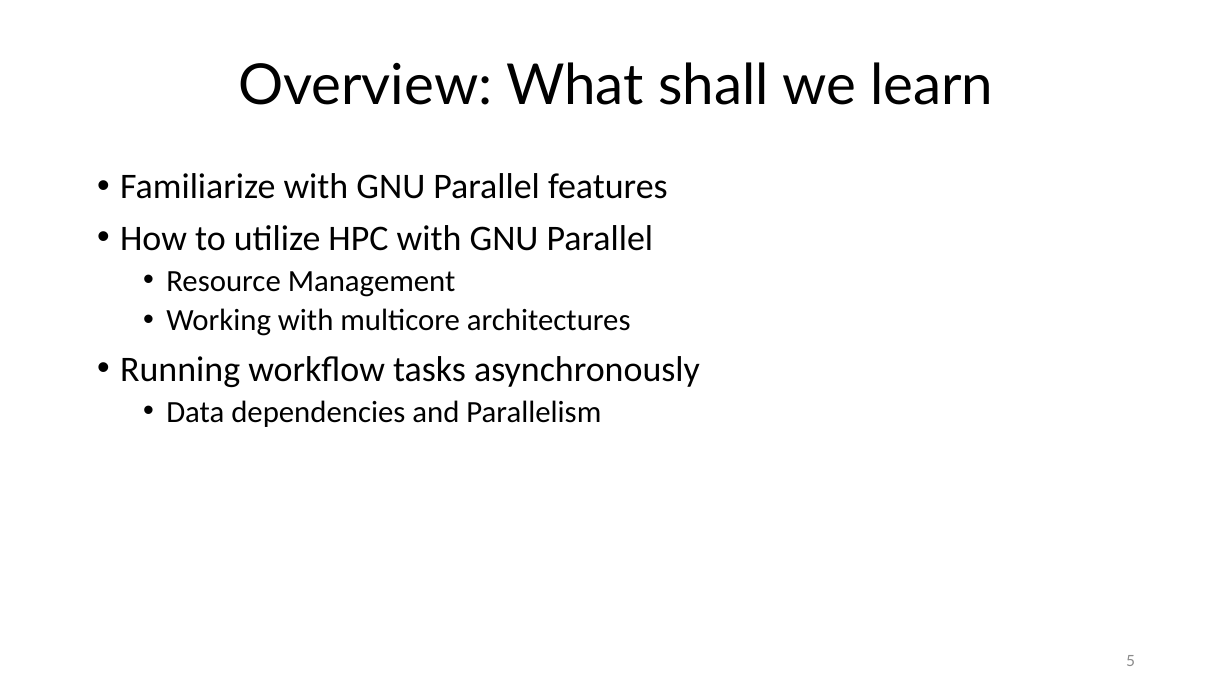
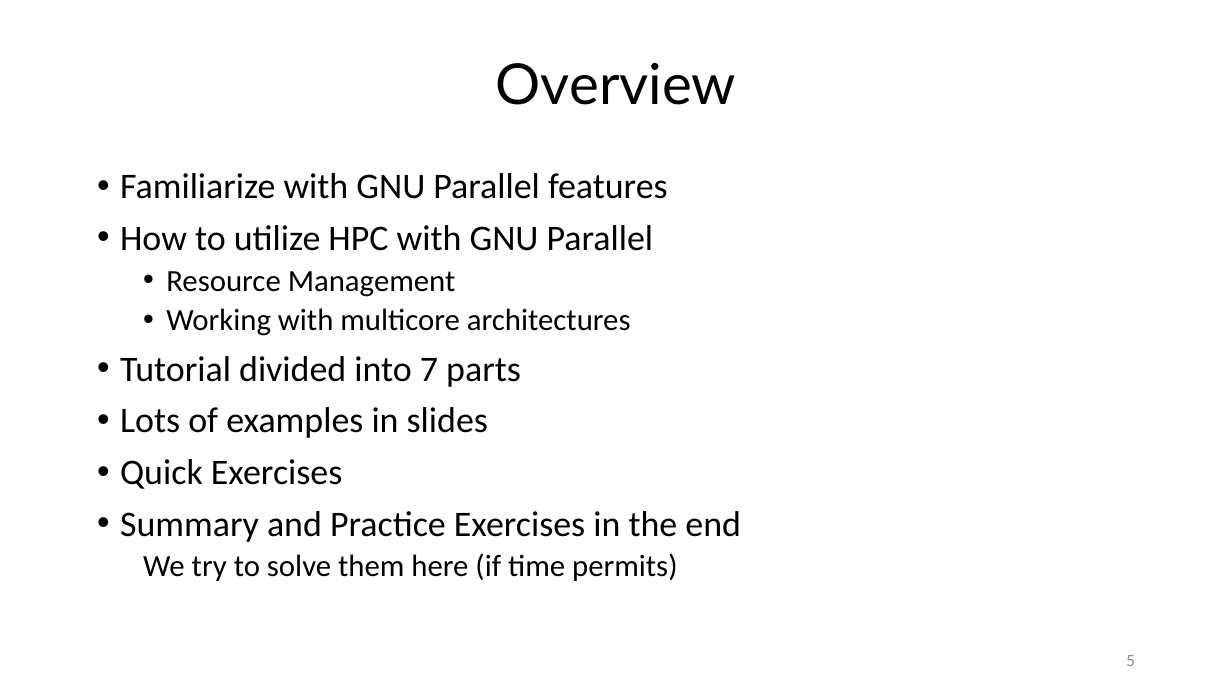
Before and after one commit to ketancmaheshwari/pearc24tut, a slide deck: slide 5 of gnu-parallel-tutorial.pptx. Drawn at 1232x693 pixels with LibreOffice and Linux fonts; fonts in the diff are those of the drawing. Boxes give left, top, right and bottom in pixels: in the first picture for what was removed or moved away, otherwise in the second. Text is boxed around its words. In the diff, an @@ line names an element or a change of style, - is before the commit and + after.

```diff
--- a/gnu-parallel-tutorial.pptx
+++ b/gnu-parallel-tutorial.pptx
@@ title at [496,63,736,105]: text changed @@
-Overview: What shall we learn
+Overview
@@ text at [120,356,741,581]: text changed @@
-• Running workflow tasks asynchronously
-  • Data dependencies and Parallelism
+• Tutorial divided into 7 parts
+• Lots of examples in slides
+• Quick Exercises
+• Summary and Practice Exercises in the end
+  We try to solve them here (if time permits)
```
Also in this commit, not shown: 12 other slides changed, 15 slides added, 5 slides removed, 2 other files.
